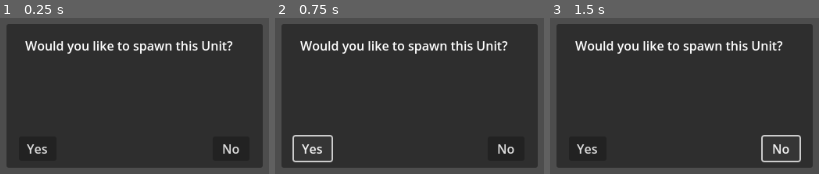
Above: before the commit, frames 1-3 (left to right).
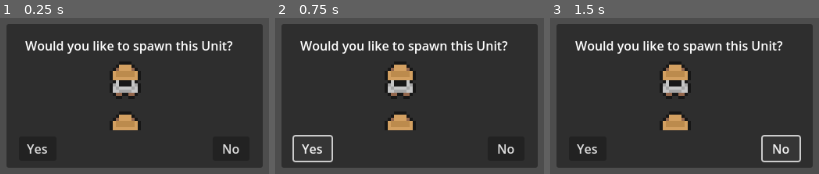
Above: after the commit, the same moments.

Repository: MSchablinger/CastleIO
Game: Godot game, scene res://Global/spawn_unit.tscn
The game is run twice, just before and just after one commit, with the same random seed, the same clock (stepped at 60 frames per second) and the same inputs. This scene is started directly instead of the project's main scene.
Inputs:
- Up to frame 1 (0.25 s): no input
- Up to frame 2 (0.75 s): click "Yes" at 0.5 s
- Up to frame 3 (1.5 s): click "No" at 1.25 s

The runs differ from the first frame. In frame 1, 2.3% of the frame differs, in the area x 42-52%, y 29-73%; in frame 2, 2.3%; in frame 3, 2.3%.
Error in both runs: Cannot call method 'add_child' on a null value. (res://Global/spawn_unit.gd:13)

Commit message:
fix: make project ready for export

Diff:
--- a/Entities/peasant.gd
+++ b/Entities/peasant.gd
@@ -19,24 +19,23 @@
 	if building:
 		target_position = building.global_position
 
-func _physics_process(delta: float):
+func _physics_process(_delta: float):
 	if building != null and not building.is_queued_for_deletion():
 		navigation.target_position = building.global_position
-	if NavigationServer2D.map_get_iteration_id(navigation.get_navigation_map()) > 0:
-		if navigation.is_target_reachable() and !navigation.is_target_reached():
-			move_along_path(delta)
-		else:
-			velocity = Vector2.ZERO
-			play_animation("idle")
-			if can_attack and is_close_to_target():
-				attack_building()
+	if navigation.is_navigation_finished():
+		velocity = Vector2.ZERO
+		play_animation("idle")
+		if can_attack and is_close_to_target():
+			attack_building()
+	else:
+		move_along_path()
 
 func apply_damage(damage: int):
 	progress_bar.value -= damage
 	if progress_bar.value <= 0:
 		queue_free()
 
-func move_along_path(delta: float):
+func move_along_path():
 	var next_point = navigation.get_next_path_position()
 	if global_position.distance_to(next_point) > 1.0:
 		var direction = (next_point - global_position).normalized()
--- a/Entities/unit.tscn
+++ b/Entities/unit.tscn
@@ -1,6 +1,6 @@
 [gd_scene load_steps=8 format=3 uid="uid://duvegjudp7c0u"]
 
-[ext_resource type="Texture2D" uid="uid://cwdlhhojrafls" path="res://Assets/xxx/Arthax.png" id="1_4bww5"]
+[ext_resource type="Texture2D" uid="uid://ca1hp508iue0j" path="res://Assets/Enemies/Farmer.png" id="1_sprite"]
 [ext_resource type="Script" path="res://Entities/unit.gd" id="1_iu8js"]
 
 [sub_resource type="RectangleShape2D" id="RectangleShape2D_fuosd"]
@@ -20,7 +20,7 @@
 tracks/0/type = "value"
 tracks/0/imported = false
 tracks/0/enabled = true
-tracks/0/path = NodePath("Arthax:frame")
+tracks/0/path = NodePath("UnitSprite:frame")
 tracks/0/interp = 1
 tracks/0/loop_wrap = true
 tracks/0/keys = {
@@ -37,7 +37,7 @@
 tracks/0/type = "value"
 tracks/0/imported = false
 tracks/0/enabled = true
-tracks/0/path = NodePath("Arthax:frame")
+tracks/0/path = NodePath("UnitSprite:frame")
 tracks/0/interp = 1
 tracks/0/loop_wrap = true
 tracks/0/keys = {
@@ -61,9 +61,9 @@
 position = Vector2(-0.5, -5.5)
 shape = SubResource("RectangleShape2D_fuosd")
 
-[node name="Arthax" type="Sprite2D" parent="."]
+[node name="UnitSprite" type="Sprite2D" parent="."]
 position = Vector2(0, -8)
-texture = ExtResource("1_4bww5")
+texture = ExtResource("1_sprite")
 hframes = 5
 vframes = 8
 frame = 1
--- a/Global/spawn_unit.tscn
+++ b/Global/spawn_unit.tscn
@@ -1,7 +1,8 @@
 [gd_scene load_steps=3 format=3 uid="uid://uqkeh627js8c"]
 
 [ext_resource type="Script" path="res://Global/spawn_unit.gd" id="1_b5xw0"]
-[ext_resource type="Texture2D" uid="uid://cwdlhhojrafls" path="res://Assets/xxx/Arthax.png" id="2_g4bx4"]
+
+[ext_resource type="Texture2D" uid="uid://ca1hp508iue0j" path="res://Assets/Enemies/Farmer.png" id="2_sprite"]
 
 [node name="SpawnUnit" type="Node2D"]
 position = Vector2(304, 120)
@@ -40,10 +41,10 @@
 "
 metadata/_edit_use_anchors_ = true
 
-[node name="Arthax" type="Sprite2D" parent="."]
+[node name="UnitSprite" type="Sprite2D" parent="."]
 position = Vector2(184, 96)
 scale = Vector2(4, 4)
-texture = ExtResource("2_g4bx4")
+texture = ExtResource("2_sprite")
 hframes = 5
 vframes = 8
 
--- a/UI/SubViewport.gd
+++ b/UI/SubViewport.gd
@@ -9,7 +9,7 @@
 var barrack_sprite: PackedScene = preload("res://UI/sprites/barrack_sprite.tscn")
 var tree_sprite: PackedScene = preload("res://UI/sprites/tree_sprite.tscn")
 var rock_sprite: PackedScene = preload("res://UI/sprites/rock_sprite.tscn")
-var arthax_sprite: PackedScene = preload("res://UI/sprites/arthax_sprite.tscn")
+var unit_sprite: PackedScene = preload("res://UI/sprites/unit_sprite.tscn")
 var coin_house_sprite: PackedScene = preload("res://UI/sprites/coin_house_sprite.tscn")
 
 @onready var camera: Camera2D = $Camera
@@ -70,7 +70,7 @@
 
 func update_units():
 	clear_group_node($Units)
-	build_objects(units_world_node, arthax_sprite, $Units)
+	build_objects(units_world_node, unit_sprite, $Units)
 
 
 func clear_group_node(group_node: Node2D):
--- a/UI/sprites/arthax_sprite.tscn
+++ /dev/null
@@ -1,10 +0,0 @@
-[gd_scene load_steps=2 format=3 uid="uid://5h5dsxa3hx8l"]
-
-[ext_resource type="Texture2D" uid="uid://cwdlhhojrafls" path="res://Assets/xxx/Arthax.png" id="1_vt1th"]
-
-[node name="ArthaxSprite" type="Sprite2D"]
-scale = Vector2(0.5, 0.5)
-texture = ExtResource("1_vt1th")
-hframes = 5
-vframes = 8
-frame = 1
--- /dev/null
+++ b/UI/sprites/unit_sprite.tscn
@@ -0,0 +1,6 @@
+[gd_scene load_steps=2 format=3]
+
+[ext_resource type="Texture2D" uid="uid://ca1hp508iue0j" path="res://Assets/Enemies/Farmer.png" id="1_sprite"]
+
+[node name="UnitSprite" type="Sprite2D"]
+texture = ExtResource("1_sprite")
Not shown, changed: Assets/AllAssetsPreview.png.import
Not shown, changed: Assets/Animals/Pig.png.import
Not shown, changed: Assets/Animals/Sheep.png.import
Not shown, changed: Assets/Cosmetics/QuestBoard.png.import
Not shown, changed: Assets/Cosmetics/StreetSigns.png.import
Not shown, changed: Assets/Enemies/Buildings/Barracks.png.import
Not shown, changed: Assets/Enemies/Buildings/Chapels.png.import
Not shown, changed: Assets/Enemies/Buildings/Docks.png.import
Not shown, changed: Assets/Enemies/Buildings/Houses.png.import
Not shown, changed: Assets/Enemies/Buildings/Huts.png.import
Not shown, changed: Assets/Enemies/Buildings/Market.png.import
Not shown, changed: Assets/Enemies/Buildings/Portal.png.import
(and 89 more such lines)
